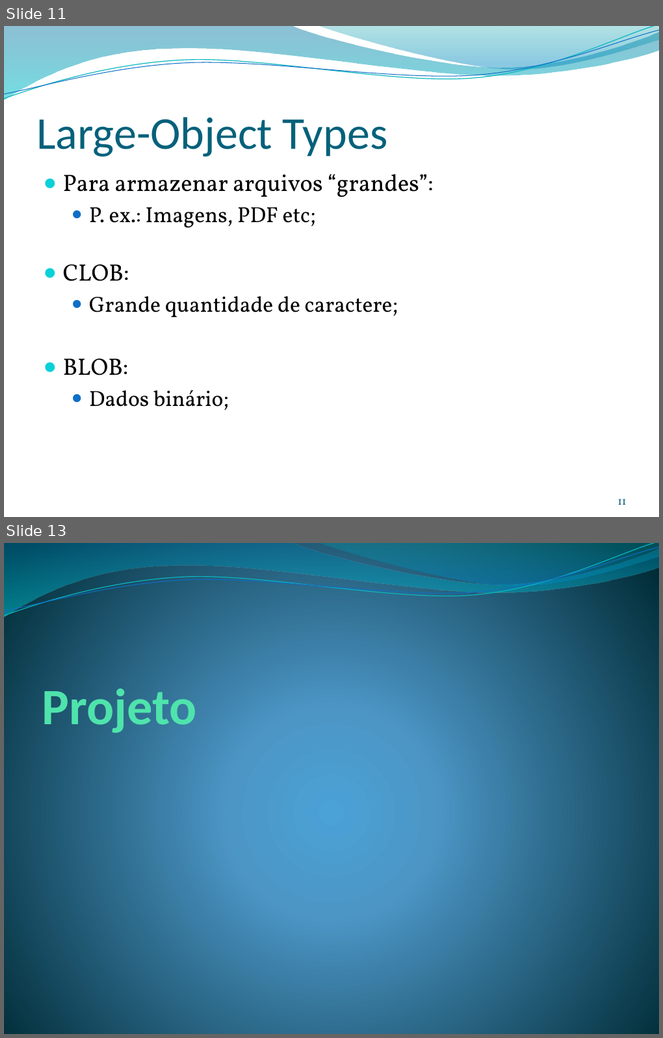
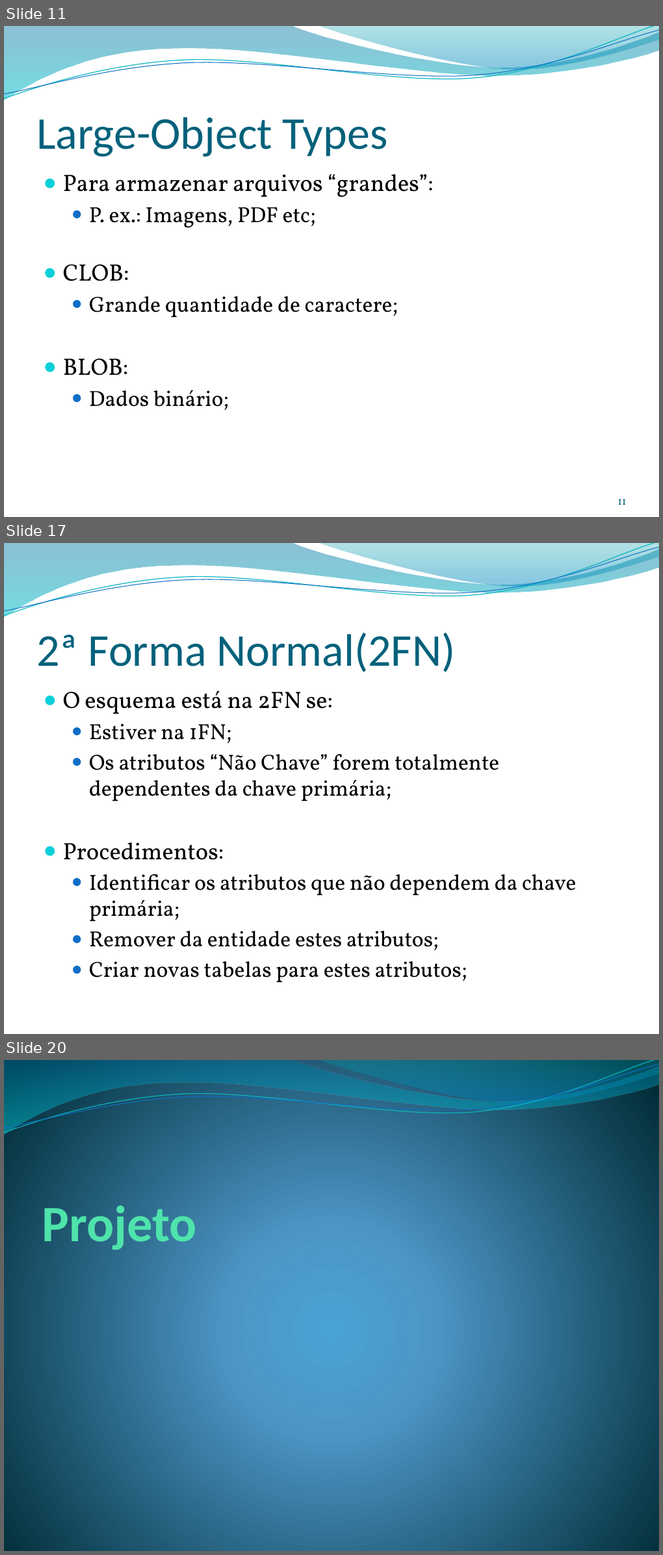
Before and after one commit to leonardopordeus/BD, a slide deck: Aula02.pptx. Shown one above the other, each under a label of ours: slides 11 and 13 before the commit, slides 11, 17 and 20 after it; the slides between them are not shown. The pictures are 663x1038 and 663x1555 pixels, drawn with LibreOffice and Linux fonts; fonts in the diff are those of the drawing; background and template pictures are left out. Boxes give left, top, right and bottom in pixels: in the first picture for what was removed or moved away, otherwise in the second. Text is boxed around its words. In the diff, an @@ line names an element or a change of style, - is before the commit and + after.

```diff
--- a/Aula02.pptx
+++ b/Aula02.pptx
@@ slide 17 added at <box>4,543,659,1034</box>, background picture (left out); not listed: 4 template elements that a slide beside it also shows @@
@@ title added at <box>36,633,455,672</box>, 50 pt, text #04617B @@
+2ª Forma Normal(2FN)
@@ text added at <box>63,691,576,983</box>, 24 pt, text #000000 @@
+● O esquema está na 2FN se:
+  ● Estiver na 1FN;
+  ● Os atributos “Não Chave” forem totalmente dependentes da chave primária;
+● Procedimentos:
+  ● Identificar os atributos que não dependem da chave primária;
+  ● Remover da entidade estes atributos;
+  ● Criar novas tabelas para estes atributos;
@@ what was slide 13 is now slide 20 @@
```
Also in this commit, not shown: 6 other slides added, 1 other file.
